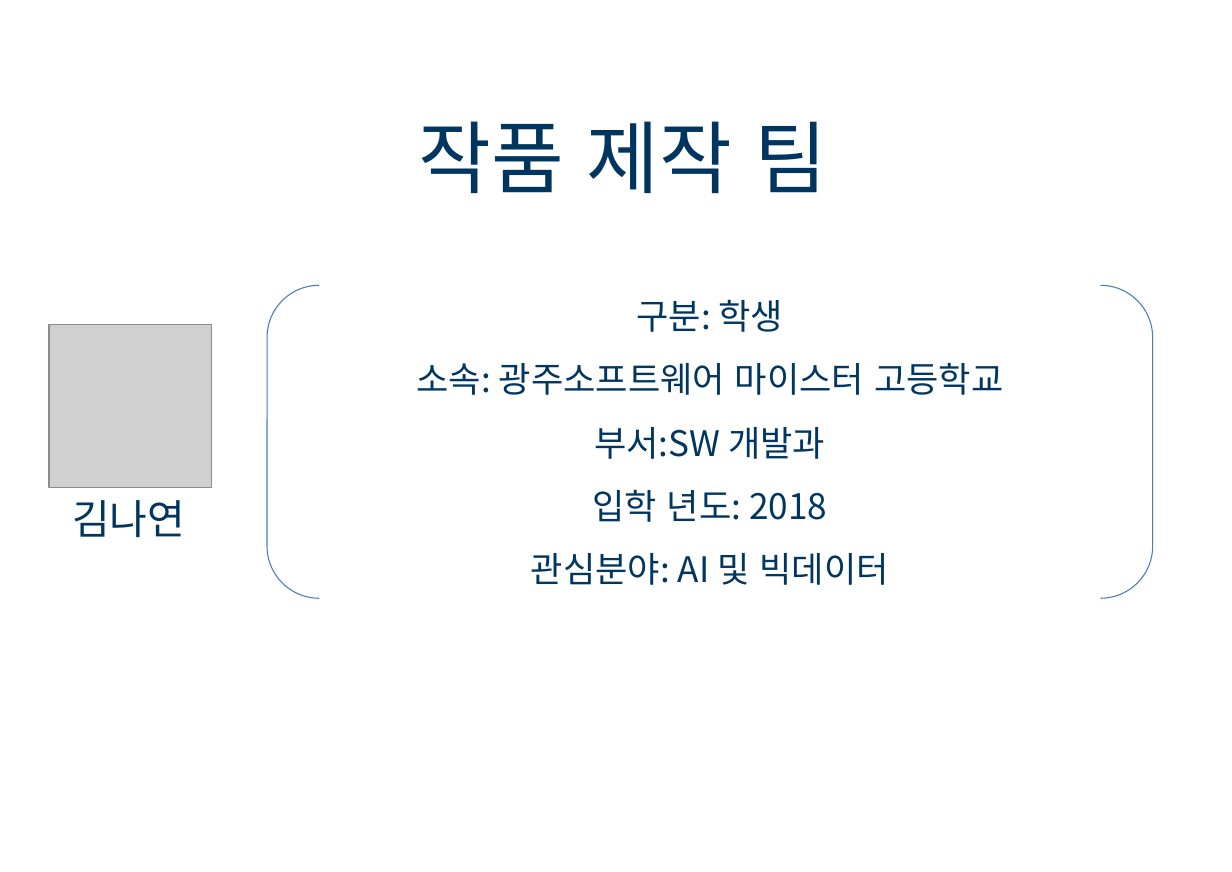
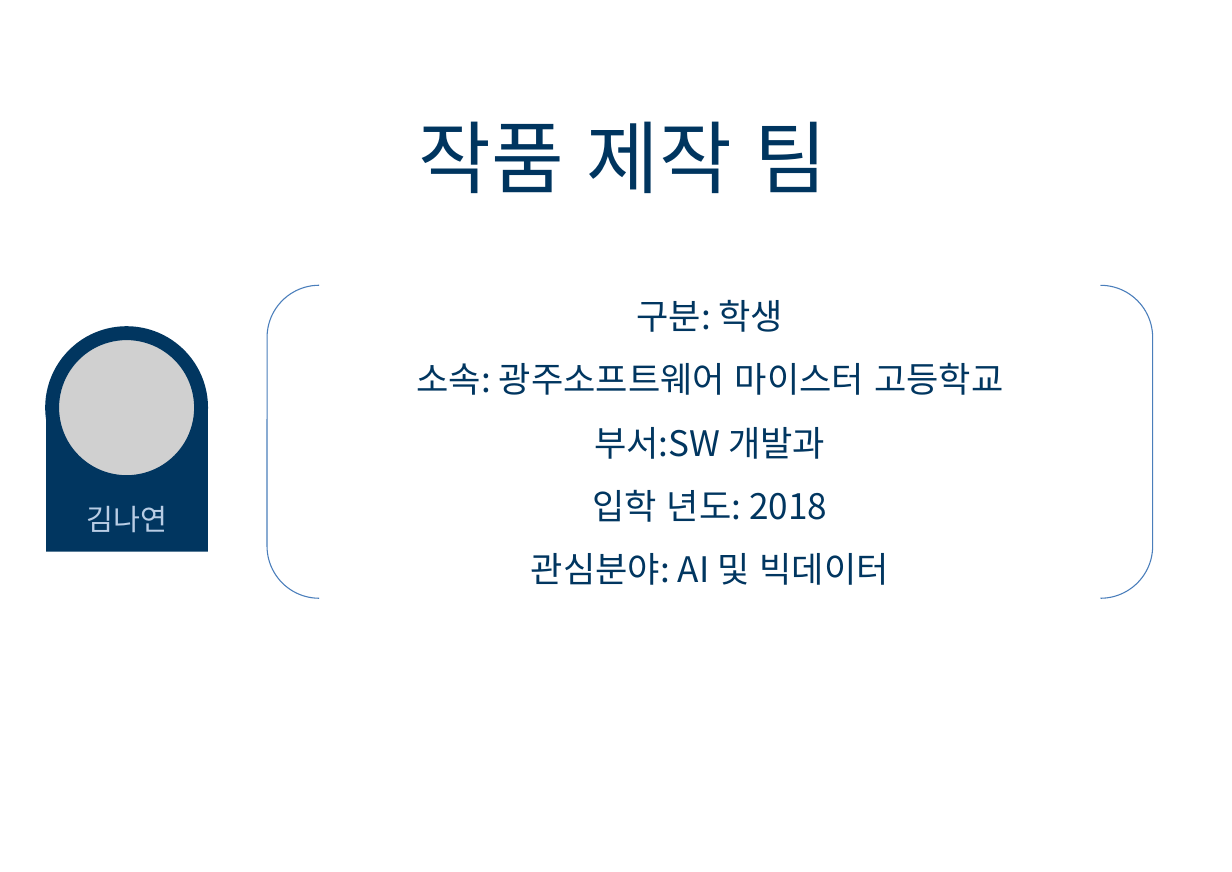
Before and after one commit to Nam-SW/GOE, a slide deck: slide 18 of documents/KDN 발표 자료.pptx. Drawn at 1232x872 pixels with LibreOffice and Linux fonts; fonts in the diff are those of the drawing; grey boxes stand for pictures; background and template pictures are left out. Boxes give left, top, right and bottom in pixels: in the first picture for what was removed or moved away, otherwise in the second. Text is boxed around its words. In the diff, an @@ line names an element or a change of style, - is before the commit and + after.

```diff
--- a/documents/KDN 발표 자료.pptx
+++ b/documents/KDN 발표 자료.pptx
@@ ellipse added at (x1=52, y1=333, x2=200, y2=482), outline #013660 9.5 pt @@
@@ picture resized from (x1=48, y1=325, x2=211, y2=487) to (x1=57, y1=338, x2=196, y2=477) @@
@@ freeform shape added at (x1=46, y1=408, x2=208, y2=551), fill #013660 @@
@@ text "김나연" moved from (x1=72, y1=500, x2=185, y2=537) to (x1=87, y1=505, x2=168, y2=533) @@
@@ text "김나연" at (x1=87, y1=505, x2=168, y2=533): size 28 to 20 pt, text colour #00355F to #B9CDE5 @@
```
Also in this commit, not shown: 4 other slides changed.
